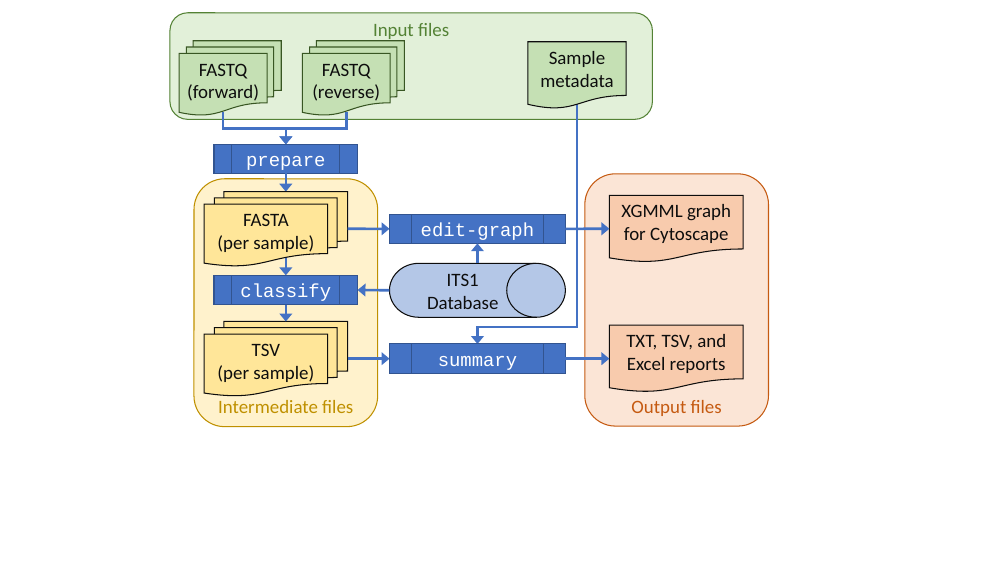
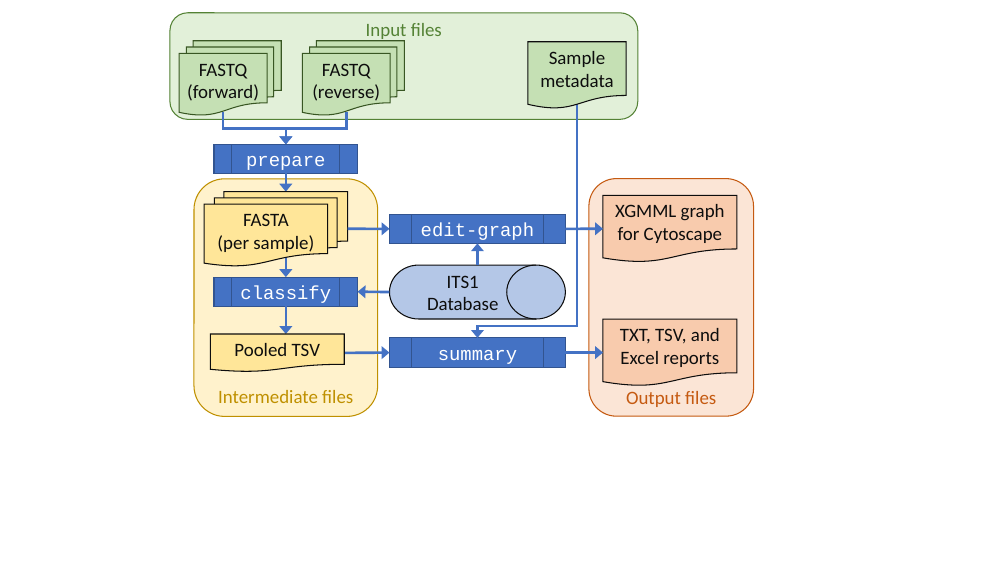
Before and after one commit to peterjc/thapbi-pict, a slide deck: slide 1 of docs/images/pipeline-meta.pptx. Drawn at 1008x567 pixels with LibreOffice and Linux fonts; fonts in the diff are those of the drawing. Boxes give left, top, right and bottom in pixels: in the first picture for what was removed or moved away, otherwise in the second. Text is boxed around its words. In the diff, an @@ line names an element or a change of style, - is before the commit and + after.

```diff
--- a/docs/images/pipeline-meta.pptx
+++ b/docs/images/pipeline-meta.pptx
@@ rounded rectangle "Input files": place and size @@
-rounded rectangle "Input files" at bbox=[170, 13, 653, 119]
+rounded rectangle "Input files" at bbox=[170, 13, 638, 119]
@@ elbow arrow moved from (577, 104) - (478, 344) to (577, 104) - (478, 338) @@
@@ rounded rectangle "Intermediate files": place and size @@
-rounded rectangle "Intermediate files" at bbox=[194, 179, 378, 427]
+rounded rectangle "Intermediate files" at bbox=[194, 179, 378, 417]
@@ rounded rectangle "Output files": place and size @@
-rounded rectangle "Output files" at bbox=[585, 174, 769, 426]
+rounded rectangle "Output files" at bbox=[589, 178, 754, 416]
@@ flow chart document "XGMML graph": place and size @@
-flow chart document "XGMML graph" at bbox=[609, 195, 743, 262]
+flow chart document "XGMML graph" at bbox=[603, 195, 737, 262]
@@ arrow moved from (566, 229) - (609, 229) to (566, 229) - (603, 229) @@
@@ flow chart multidocument removed at bbox=[204, 321, 348, 395] @@
-TSV
-(per sample)
@@ arrow moved from (286, 305) - (286, 321) to (286, 306) - (286, 334) @@
@@ flow chart document "TXT, TSV, and Excel reports": place and size @@
-flow chart document "TXT, TSV, and Excel reports" at bbox=[609, 325, 743, 392]
+flow chart document "TXT, TSV, and Excel reports" at bbox=[603, 319, 737, 386]
@@ flow chart document added at bbox=[210, 334, 344, 372], fill #FFE699, outline #0D0D0D 1 pt, 18 pt, text #0D0D0D @@
+Pooled TSV
@@ arrow moved from (348, 358) - (389, 358) to (344, 353) - (389, 352) @@
@@ flow chart predefined process "summary": place and size @@
-flow chart predefined process "summary" at bbox=[389, 344, 566, 374]
+flow chart predefined process "summary" at bbox=[389, 338, 566, 368]
@@ arrow moved from (566, 358) - (609, 358) to (566, 352) - (603, 352) @@
```
Also in this commit, not shown: 5 other files.
